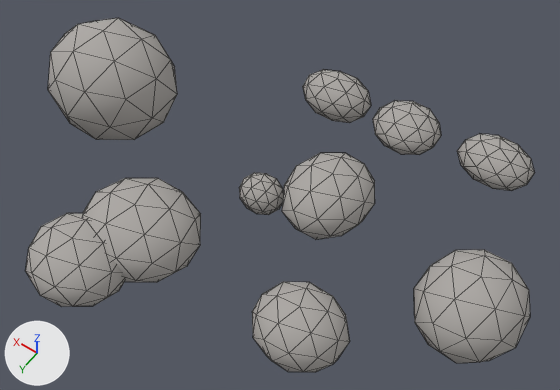
The glTF model prototype/assets/models/terrain/pebble_cluster_2.glb as it was, and as the next commit left it.
Camera for both pictures: a 50 mm camera at (-0.973, 1.39, 2.111) aimed at (-0.099, 0.165, 0.186). Lighting does not change. The marker at lower left points along +X, +Y and +Z. The older version comes first. Mesh edges are drawn as thin lines.

Objects in the first picture: 'pebble_cluster_2'.
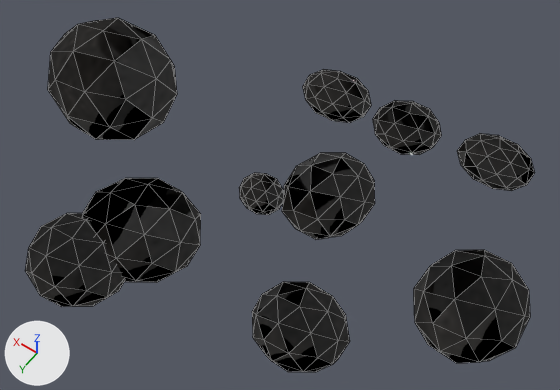
What differs and where, as boxes (x1, y1, x2, y2) in the pictures (560 x 390 px):
'pebble_cluster_2', surface changed (grey to black)
    both: (25, 18, 534, 372)

Edits to the bpy script that builds the scene:
```text
Add img_pebble_cluster_2_mat_norm:
    img_pebble_cluster_2_mat_norm = load_image('pebble_cluster_2_mat_norm', '_unpacked/pebble_cluster_2_mat_norm', 128, 128, 'Non-Color')
Add img_pebble_cluster_2_mat_albedo:
    img_pebble_cluster_2_mat_albedo = load_image('pebble_cluster_2_mat_albedo', '_unpacked/pebble_cluster_2_mat_albedo', 128, 128, 'sRGB')
Add img_pebble_cluster_2_mat_rough:
    img_pebble_cluster_2_mat_rough = load_image('pebble_cluster_2_mat_rough', '_unpacked/pebble_cluster_2_mat_rough', 128, 128, 'Non-Color')
Change mat_pebble_cluster_2_mat:
    remove # nodes: BsdfPrincipled, OutputMaterial
    remove # colours: grey #adaaa6
    nodes: BsdfPrincipled, Math, NormalMap, OutputMaterial, SeparateColor, TexImage x3
    uses the picture img_pebble_cluster_2_mat_albedo
    uses the picture img_pebble_cluster_2_mat_norm
    uses the picture img_pebble_cluster_2_mat_rough
Change me_pebble_cluster_2_mesh:
    where me_pebble_cluster_2_mesh.from_pydata(...)  # 420 vertices, 800 faces; spans x -0.93..0.9, y -0.47..0.85, z 0.0..0.42
    used by ob_pebble_cluster_2; location = (0.0, 0.0, 0.0)
    me_pebble_cluster_2_mesh part 1: texture (UV) coordinates changed
```
